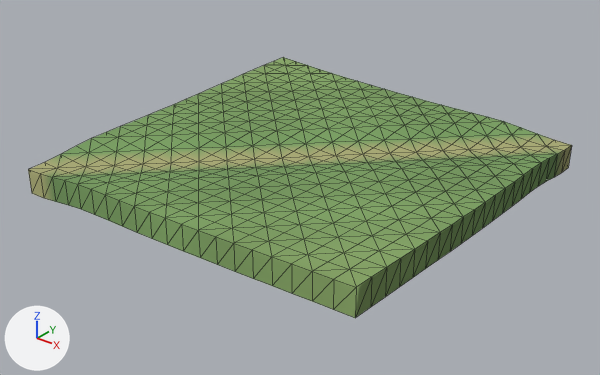
A saved change to the glTF model client/public/models/chunks/-1_2.glb.
One viewpoint serves both versions: a 50 mm lens placed at (21.4, -121.6, 25.4), pointed at (-14.9, -76.2, -2.8). The lights are fixed; the arrows at lower left show +X, +Y and +Z. The older version comes first. Mesh edges are drawn as thin lines.

The first picture shows 'terrain'.
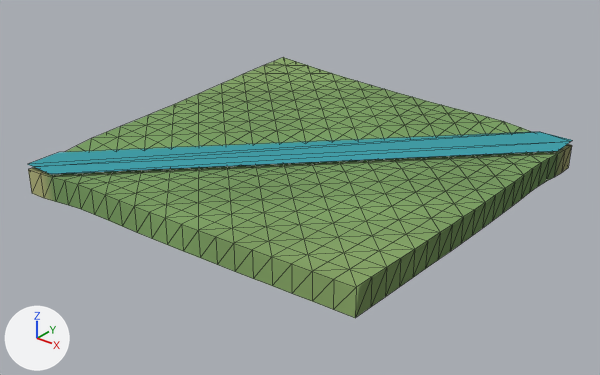
Boxes [x1, y1, x2, y2] around the edits, measured in the pictures (600 x 375 px):
'scenery', added (cyan)
    after: [28, 132, 572, 174]

Edits to the bpy script that builds the scene:
```text
Add me_scenery:
    me_scenery.from_pydata(...)  # 8 vertices, 6 faces; spans x -30.0..0.0, y -90.0..-60.0, z -0.2
    me_scenery.materials.append(mat_opaque_matte_vertex_colors)
Add ob_scenery:
    ob_scenery = bpy.data.objects.new('scenery', me_scenery)
    ob_scenery.location = (0.0, 0.0, 0.0)
```
